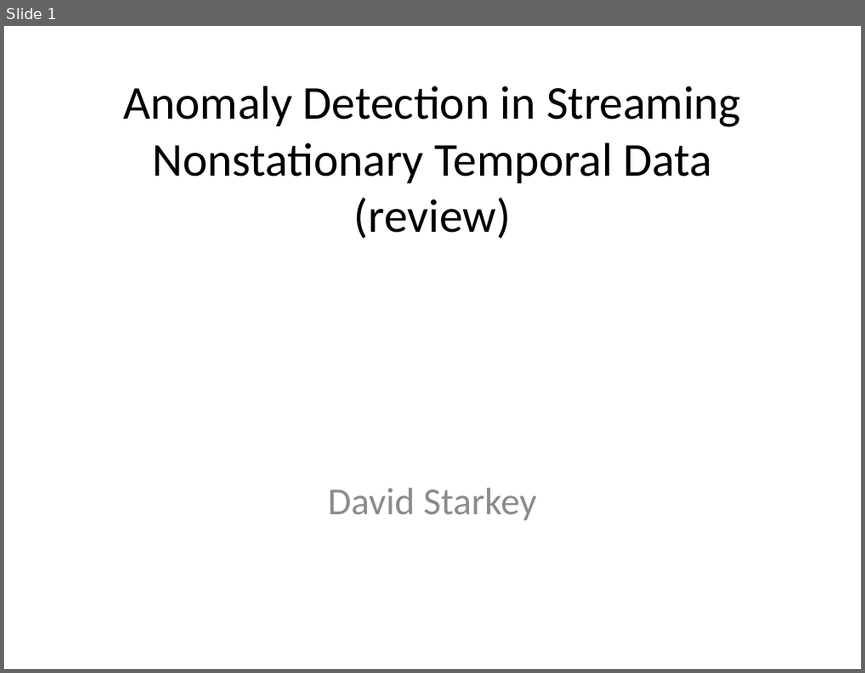
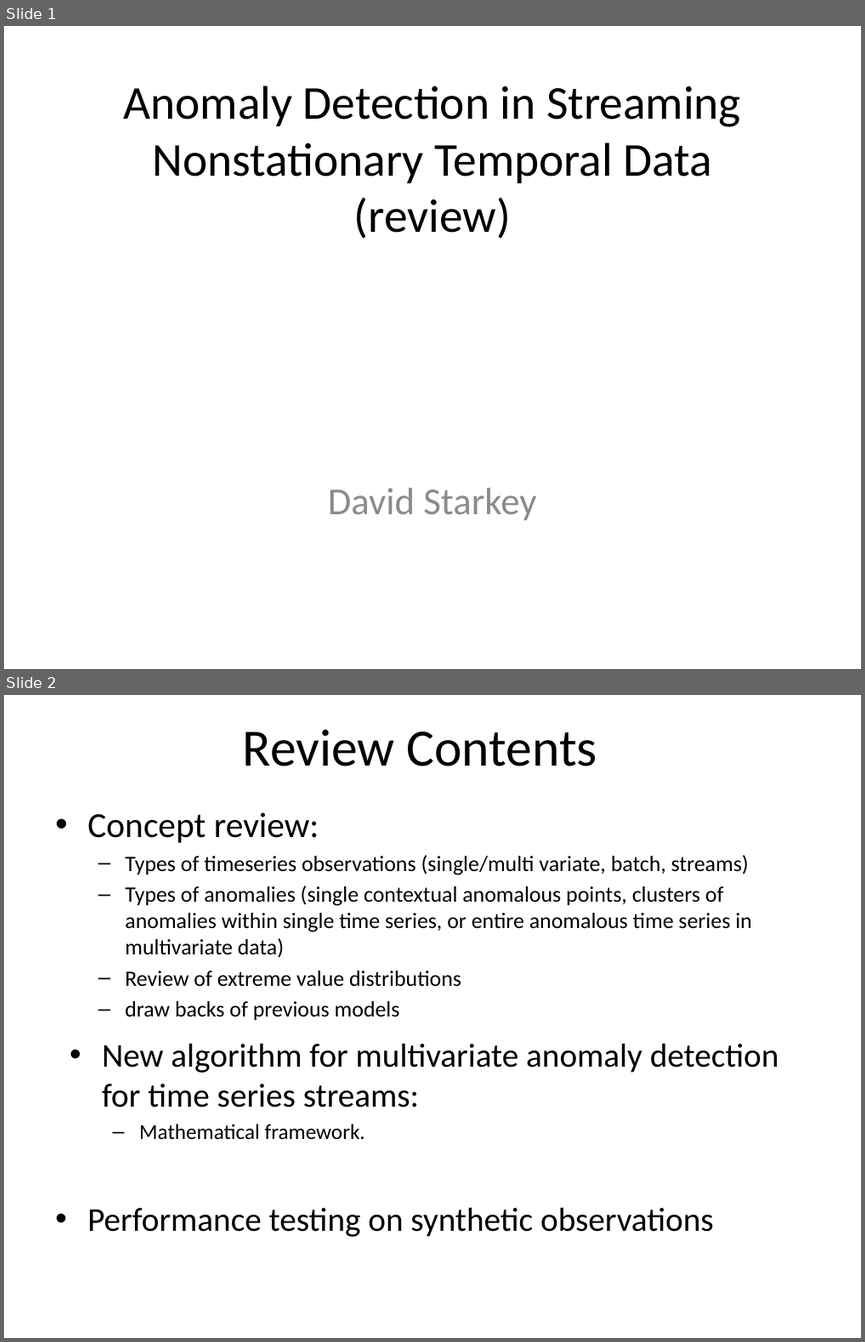
Before and after one commit to drds1/projects, a slide deck: outlier_detection/presentation_outlier_rejection.pptx. Shown one above the other, each under a label of ours: slide 1 before the commit, slides 1 and 2 after it. The pictures are 865x673 and 865x1342 pixels, drawn with LibreOffice and Linux fonts; fonts in the diff are those of the drawing. Boxes give left, top, right and bottom in pixels: in the first picture for what was removed or moved away, otherwise in the second. Text is boxed around its words. In the diff, an @@ line names an element or a change of style, - is before the commit and + after.

Commit message:
updated anomaly detection non stationarity

```diff
--- a/outlier_detection/presentation_outlier_rejection.pptx
+++ b/outlier_detection/presentation_outlier_rejection.pptx
@@ slide 2 added at bbox=[4, 695, 861, 1338], background #FFFFFF @@
@@ title added at bbox=[243, 729, 597, 766], 44 pt, text #000000 @@
+Review Contents
@@ text added at bbox=[87, 812, 752, 1016], 18.5 pt, text #000000 @@
+• Concept review:
+  – Types of timeseries observations (single/multi variate, batch, streams)
+  – Types of anomalies (single contextual anomalous points, clusters of anomalies within single time series, or entire anomalous time series in multivariate data)
+  – Review of extreme value distributions
+  – draw backs of previous models
@@ text added at bbox=[102, 1043, 779, 1140], 28 pt, text #000000 @@
+• New algorithm for multivariate anomaly detection for time series streams:
+  – Mathematical framework.
@@ text added at bbox=[87, 1207, 714, 1236], 28 pt, text #000000 @@
+• Performance testing on synthetic observations
```
Also in this commit, not shown: 8 other slides added, 2 slides removed, 4 other files.
